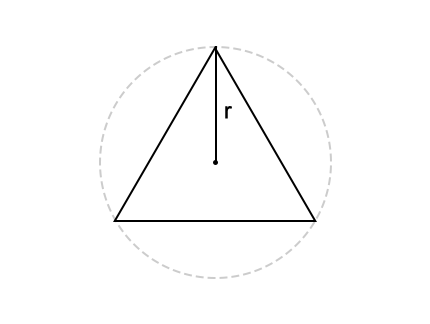
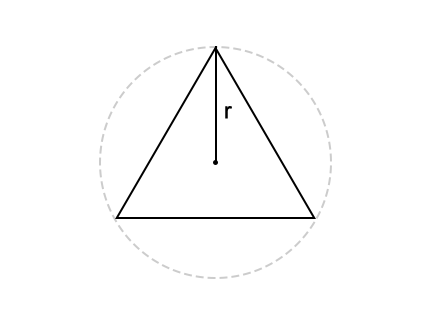
Layer changes from the first (430, 324) image to the second:
painted on "多边形 1" over [113, 46, 317, 222]
